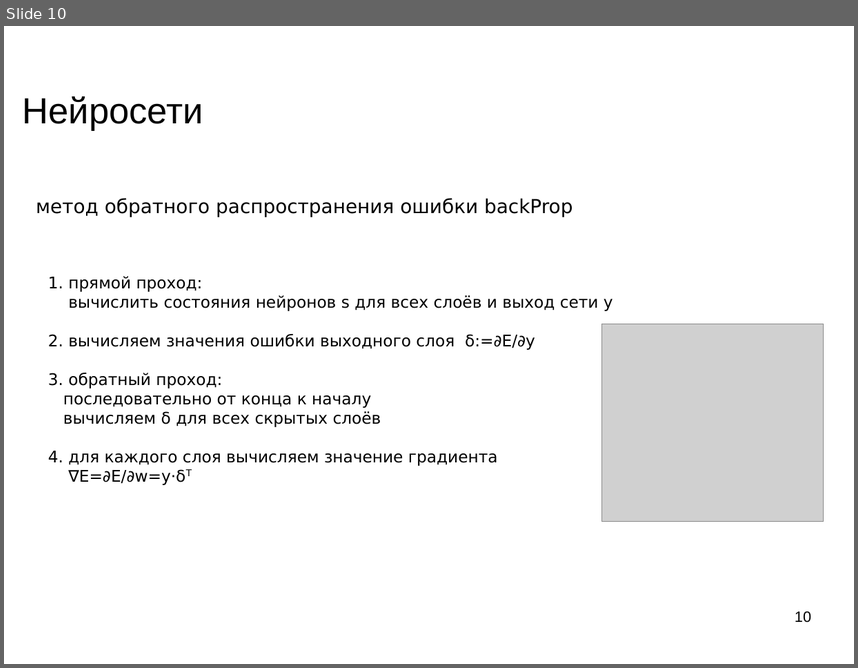
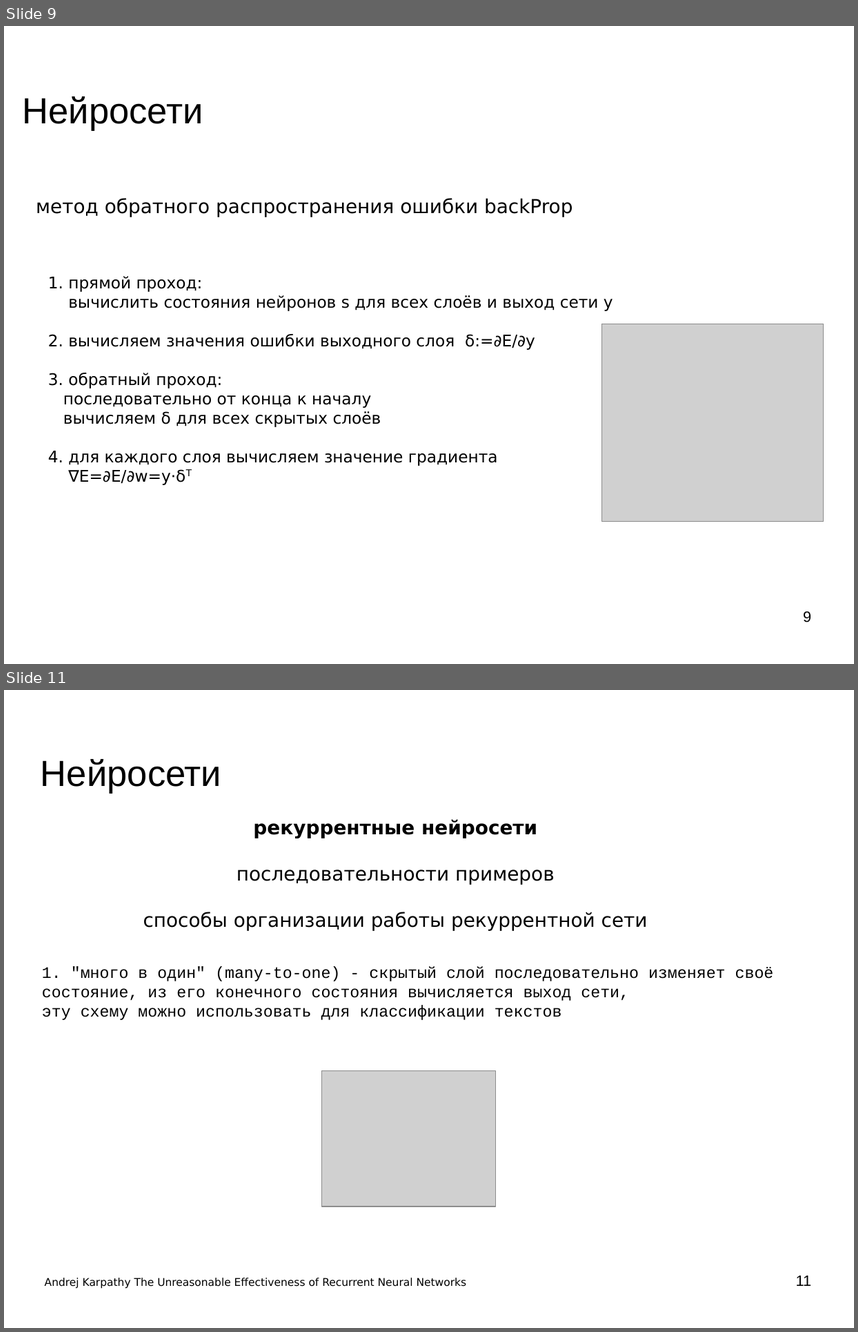
Before and after one commit to mechanoid5/ml_lectorium_legacy, a slide deck: 18-recurrent-ann.odp. Shown one above the other, each under a label of ours: slide 10 before the commit, slides 9 and 11 after it; the slides between them are not shown. The pictures are 858x668 and 858x1332 pixels, drawn with LibreOffice and Linux fonts; fonts in the diff are those of the drawing; grey boxes stand for pictures; background and template pictures are left out. Boxes give left, top, right and bottom in pixels: in the first picture for what was removed or moved away, otherwise in the second. Text is boxed around its words. In the diff, an @@ line names an element or a change of style, - is before the commit and + after.

```diff
--- a/18-recurrent-ann.odp
+++ b/18-recurrent-ann.odp
@@ slide 11 added at (4,690,854,1328), background picture (left out) @@
@@ title added at (41,759,221,793), 33.9 pt, text #000000 @@
+Нейросети
@@ text added at (143,819,648,931), 18 pt, text #000000 @@
+рекуррентные нейросети
+последовательности примеров
+способы организации работы рекуррентной сети
@@ text added at (42,966,774,1020), 15 pt, text #000000 @@
+1. "много в один" (many-to-one) - скрытый слой последовательно изменяет своё состояние, из его конечного состояния вычисляется выход сети,
+эту схему можно использовать для классификации текстов
@@ picture added at (322,1070,496,1206) @@
@@ text added at (45,1277,467,1288), 10 pt, text #000000 @@
+Andrej Karpathy The Unreasonable Effectiveness of Recurrent Neural Networks
@@ page number added at (796,1275,812,1285), 14 pt, text #000000 @@
+11
@@ what was slide 10 is now slide 9 @@
@@ page number at (803,611,811,622): text changed @@
-10
+9
```
Also in this commit, not shown: 3 slides changed, 6 other slides added, 3 slides removed.
